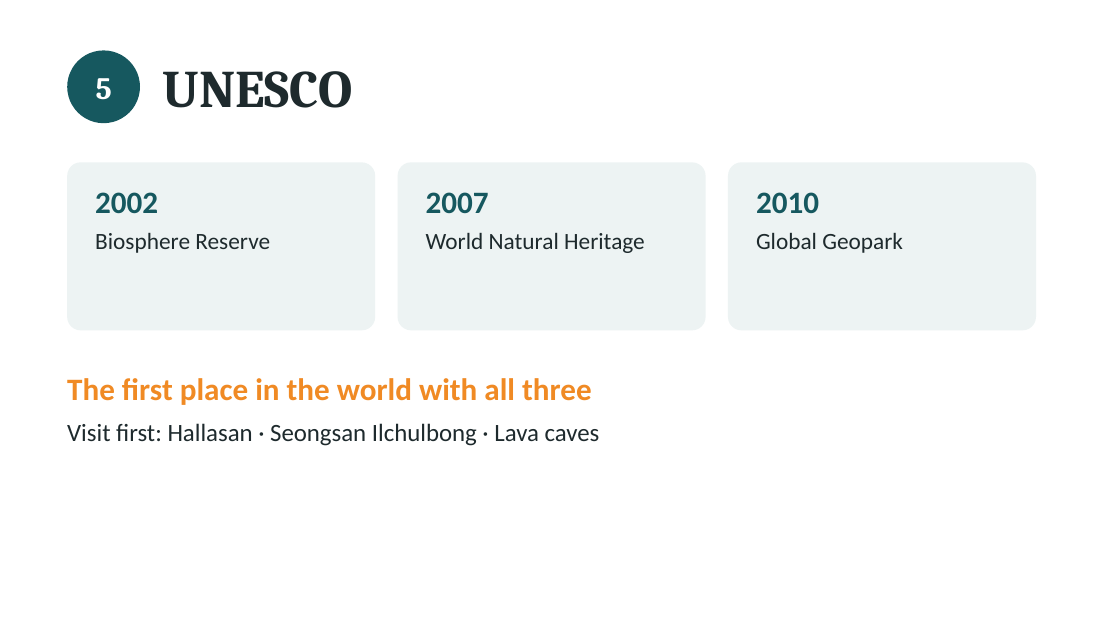
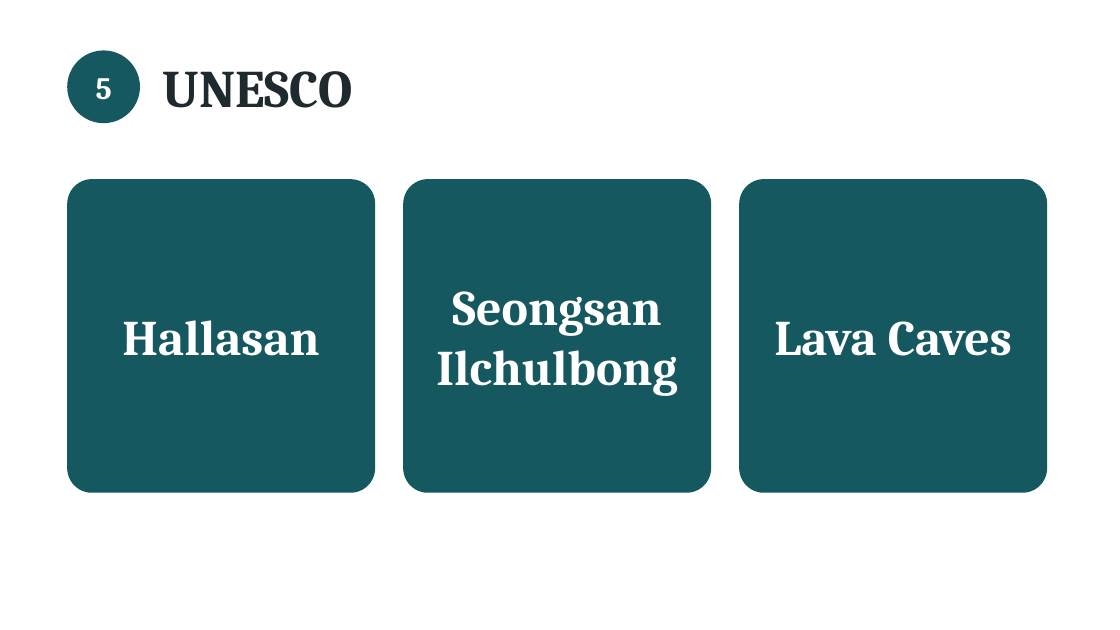
Before and after one commit to a44830300-arch/shaohong, a slide deck: slide 6 of 학업/아시아속의제주문화/Jeju_Culture_Final_5min_easy.pptx. Drawn at 1120x630 pixels with LibreOffice and Linux fonts; fonts in the diff are those of the drawing. Boxes give left, top, right and bottom in pixels: in the first picture for what was removed or moved away, otherwise in the second. Text is boxed around its words. In the diff, an @@ line names an element or a change of style, - is before the commit and + after.

```diff
--- a/학업/아시아속의제주문화/Jeju_Culture_Final_5min_easy.pptx
+++ b/학업/아시아속의제주문화/Jeju_Culture_Final_5min_easy.pptx
@@ rounded rectangle: place and size @@
-rounded rectangle at (67,162,375,330)
+rounded rectangle at (67,179,375,493)
@@ rounded rectangle: place and size @@
-rounded rectangle at (398,162,706,330)
+rounded rectangle at (403,179,711,493)
@@ fill #EDF3F3 to #16585F in 3 elements at (67,179,375,493), (403,179,711,493), (739,179,1047,493) @@
@@ rounded rectangle: place and size @@
-rounded rectangle at (728,162,1036,330)
+rounded rectangle at (739,179,1047,493)
@@ vertical alignment top to middle in 3 elements at (122,320,319,356), (436,291,677,396), (774,321,1012,356) @@
@@ text at (436,291,677,396): text changed; size 15 to 32 pt; font Calibri to Cambria; text colour #1E2A2D to #FFFFFF; bold on @@
-2007
-World Natural Heritage
+Seongsan Ilchulbong
@@ text at (122,320,319,356): text changed; size 15 to 32 pt; font Calibri to Cambria; text colour #1E2A2D to #FFFFFF; bold on @@
-2002
-Biosphere Reserve
+Hallasan
@@ text at (774,321,1012,356): text changed; size 15 to 32 pt; font Calibri to Cambria; text colour #1E2A2D to #FFFFFF; bold on @@
-2010
-Global Geopark
+Lava Caves
@@ text removed at (67,378,600,446) @@
-The first place in the world with all three
-Visit first: Hallasan · Seongsan Ilchulbong · Lava caves
```
Also in this commit, not shown: 6 other slides changed, 1 slide added, 3 slides removed, 1 other file.
